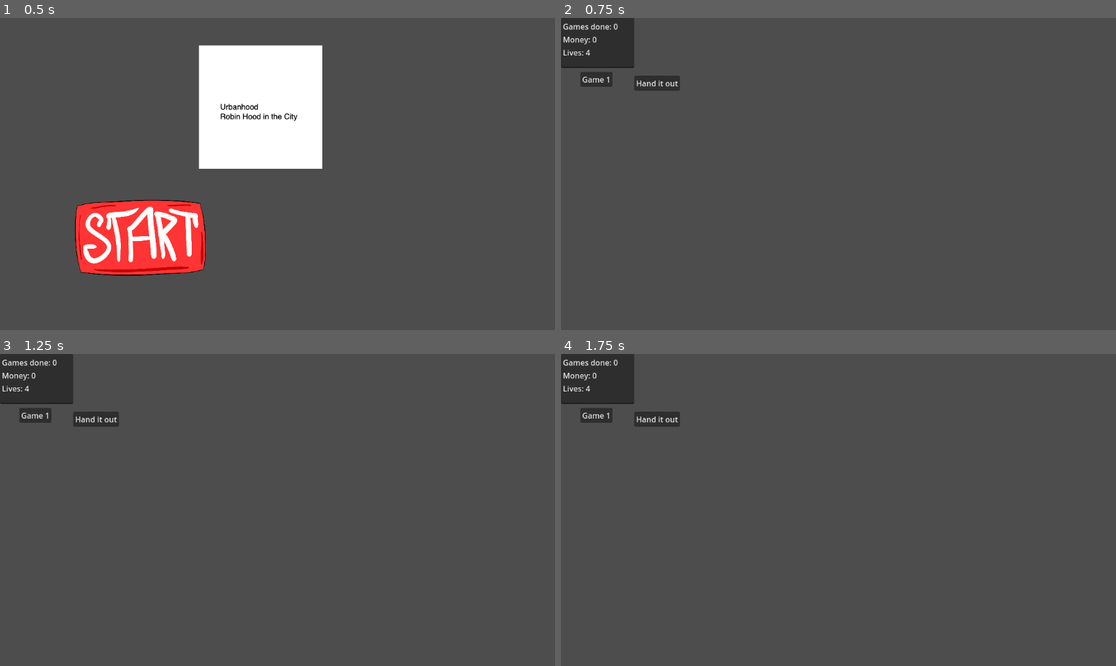
Above: before the commit, frames 1-4 (two rows, left to right).
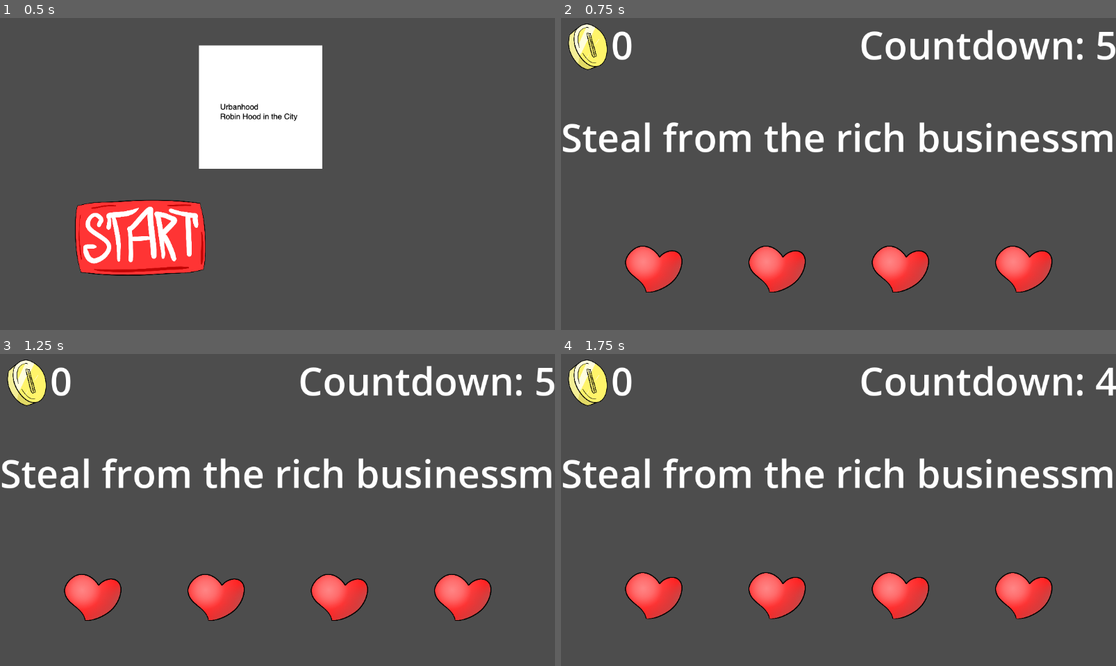
Above: after the commit, the same moments.

Repository: Eevee-17/Hackathon-Game
Game: Godot game, scene res://game_scenes/main.tscn
The game is run twice, just before and just after one commit, with the same random seed, the same clock (stepped at 60 frames per second) and the same inputs.
Inputs (mouse positions are in pixels of both pictures, inside the frame that each line leads up to):
- Up to frame 1 (0.5 s): no input
- Up to frame 2 (0.75 s): click (705, 236) at 0.5 s
- Up to frame 3 (1.25 s): no input
- Up to frame 4 (1.75 s): hold Right (arrow_right) from 1.28 s (still down); tap Space (space) at 1.35 s

Frame 1 is identical in both runs. In frame 2, 12% of the frame differs, in the area x 0-100%, y 0-88%; in frame 3, 12%, in the area x 0-100%, y 0-86%; in frame 4, 12%.

Commit message:
In between section partly completed

Diff:
--- a/game_scenes/main.tscn
+++ b/game_scenes/main.tscn
@@ -1,16 +1,18 @@
-[gd_scene load_steps=7 format=3 uid="uid://bfq8kxpsgfsv1"]
+[gd_scene load_steps=8 format=3 uid="uid://bfq8kxpsgfsv1"]
 
 [ext_resource type="Script" path="res://scripts/main/main_control.gd" id="1_77ij5"]
 [ext_resource type="Script" path="res://scripts/main/main.gd" id="1_beady"]
 [ext_resource type="Script" path="res://scripts/main/main_game_scene_viewer.gd" id="2_0opfk"]
 [ext_resource type="PackedScene" uid="uid://bcniq3wmj70ku" path="res://game_scenes/game_1.tscn" id="2_qx2s6"]
 [ext_resource type="PackedScene" uid="uid://ck6ir7n1qnxa8" path="res://game_scenes/hand_it_out_1.tscn" id="3_58pc7"]
-[ext_resource type="PackedScene" uid="uid://csbrjkj5itgjf" path="res://game_scenes/title_screen.tscn" id="6_3n6it"]
+[ext_resource type="PackedScene" uid="uid://djklqmay2rsb8" path="res://shaders/InBetween/in_between.tscn" id="6_2drld"]
+[ext_resource type="PackedScene" uid="uid://bvi2w130f5pgh" path="res://game_scenes/title_screen.tscn" id="6_3n6it"]
 
 [node name="Main" type="Node2D"]
 script = ExtResource("1_beady")
 
 [node name="MainControl" type="Control" parent="."]
+visible = false
 layout_mode = 3
 anchors_preset = 0
 offset_right = 1152.0
@@ -40,16 +42,19 @@
 offset_bottom = 151.0
 text = "Hand it out"
 
-[node name="Info" type="TextEdit" parent="MainControl"]
+[node name="Info" type="RichTextLabel" parent="MainControl"]
 layout_mode = 0
-offset_right = 152.0
-offset_bottom = 104.0
+offset_right = 122.0
+offset_bottom = 84.0
 text = "Games done: 0
 Money: 0
-Lives: 4"
+Lives: 4
+"
 
 [node name="Game" type="Node2D" parent="."]
 script = ExtResource("2_0opfk")
+
+[node name="InBetween" parent="." instance=ExtResource("6_2drld")]
 
 [node name="TitleScreen" parent="." instance=ExtResource("6_3n6it")]
 
@@ -57,4 +62,5 @@
 [connection signal="start_game" from="MainControl" to="Game" method="_on_main_control_start_game"]
 [connection signal="pressed" from="MainControl/GameButtons/Game1Button" to="MainControl" method="_on_game1_button_pressed"]
 [connection signal="pressed" from="MainControl/GameButtons/HandItOutButton" to="MainControl" method="_on_hand_it_out_button_pressed"]
+[connection signal="game_ended" from="Game" to="." method="_on_game_game_ended"]
 [connection signal="game_ended" from="Game" to="MainControl" method="_on_game_game_ended"]
--- a/project.godot
+++ b/project.godot
@@ -34,6 +34,7 @@
 space={
 "deadzone": 0.5,
 "events": [Object(InputEventKey,"resource_local_to_scene":false,"resource_name":"","device":-1,"window_id":0,"alt_press …(191 unchanged characters)…
+, Object(InputEventKey,"resource_local_to_scene":false,"resource_name":"","device":-1,"window_id":0,"alt_pressed":false,"shift_pressed":false,"ctrl_pressed":false,"meta_pressed":false,"pressed":false,"keycode":0,"physical_keycode":87,"key_label":0,"unicode":119,"location":0,"echo":false,"script":null)
 ]
 }
 arrow_up={
--- a/scripts/handitout1/hand_it_out_1.gd
+++ b/scripts/handitout1/hand_it_out_1.gd
@@ -11,11 +11,11 @@
 
 func _on_player_give(is_business_man: Variant) -> void:
 	if is_business_man:
-		await get_tree().create_timer(0.5).timeout
+		await get_tree().create_timer(1.0).timeout
 		get_parent().lost_game(-start_money)
 	else:
 		money -= 1
-		if money < 0:
+		if money < 1:
 			$Spawner.wait = true
 			await get_tree().create_timer(1.0).timeout
 			get_parent().won_game(-start_money)
--- a/scripts/main/main.gd
+++ b/scripts/main/main.gd
@@ -1,9 +1,47 @@
 extends Node2D
+
+var lives
+var money
+var game_counter = 0
 
 
 func start():
 	$TitleScreen.hide()
-	$MainControl.show()
+	#$MainControl.show()
+	lives = $Game.lives
+	money = $Game.money
+	cutscene()
 
 func _ready() -> void:
 	$MainControl.hide()
+	$InBetween.hide()
+
+func cutscene():
+	$InBetween.show()
+
+	lives = $Game.lives
+	money = $Game.money
+
+	if lives < 4:
+		$InBetween/Hearts/Heart4.hide()
+	if lives < 3:
+		$InBetween/Hearts/Heart3.hide()
+	if lives < 2:
+		$InBetween/Hearts/Heart2.hide()
+	if lives < 1:
+		$InBetween/Hearts/Heart1.hide()
+
+	$InBetween/MoneyDisplay/MoneyAmount.text = str(money)
+
+	$InBetween/Label.text = "Steal from the rich businessman!"
+
+	for num in range(5):
+		$InBetween/Countdown.text = "Countdown: " + str(5 - num)
+		await get_tree().create_timer(1.0).timeout
+
+	$Game.start_game($MainControl.game1_scene, 0)
+
+	$InBetween.hide()
+
+func _on_game_game_ended(game_num: Variant, money_val: Variant, lives_left: Variant) -> void:
+	cutscene()
--- a/scripts/main/main_control.gd
+++ b/scripts/main/main_control.gd
@@ -6,14 +6,11 @@
 @export var hand_it_out = load("res://game_scenes/hand_it_out_1.tscn")
 
 
+func _ready() -> void:
+	hide()
+
 func _on_game1_button_pressed() -> void:
 	start_game.emit(game1_scene, 1)
-
-
-func _on_start_game(_game_scene: Variant) -> void:
-	for child in $GameButtons.get_children():
-		child.disabled = true
-
 
 func _on_game_game_ended(game_num: Variant, money_val: Variant, lives_left: Variant) -> void:
 	$Info.text = "Games done: " + str(game_num) + "\nMoney: " + str(money_val) + "\nLives: " + str(lives_left)
@@ -23,3 +20,9 @@
 
 func _on_hand_it_out_button_pressed() -> void:
 	start_game.emit(hand_it_out, 0)
+
+
+func _on_start_game(_game_scene: Variant, game_num: Variant) -> void:
+	if game_num != 0:
+		for child in $GameButtons.get_children():
+			child.disabled = true
--- /dev/null
+++ b/shaders/InBetween/heart.gdshader
@@ -0,0 +1,17 @@
+shader_type canvas_item;
+
+uniform float bounce_amount = 40.0;
+uniform float bounce_time = 3.0;
+
+void vertex() {
+	VERTEX.y = VERTEX.y + bounce_amount * sin(bounce_time * TIME);
+}
+
+//void fragment() {
+	// Called for every pixel the material is visible on.
+//}
+
+//void light() {
+	// Called for every pixel for every light affecting the CanvasItem.
+	// Uncomment to replace the default light processing function with this one.
+//}
--- /dev/null
+++ b/shaders/InBetween/in_between.tscn
@@ -0,0 +1,71 @@
+[gd_scene load_steps=5 format=3 uid="uid://djklqmay2rsb8"]
+
+[ext_resource type="Shader" path="res://shaders/InBetween/heart.gdshader" id="1_1r5mx"]
+[ext_resource type="Texture2D" uid="uid://d1rif7g258e8n" path="res://assets/heart.png" id="2_k1r3x"]
+[ext_resource type="Texture2D" uid="uid://dxts7yabrnvh0" path="res://assets/coin.png" id="3_ieusf"]
+
+[sub_resource type="ShaderMaterial" id="ShaderMaterial_r6jwn"]
+shader = ExtResource("1_1r5mx")
+shader_parameter/bounce_amount = 40.0
+shader_parameter/bounce_time = 3.0
+
+[node name="InBetween" type="Node2D"]
+
+[node name="Label" type="Label" parent="."]
+offset_top = 192.0
+offset_right = 1152.0
+offset_bottom = 304.0
+theme_override_font_sizes/font_size = 80
+
+[node name="Countdown" type="Label" parent="."]
+offset_left = 528.0
+offset_right = 1155.0
+offset_bottom = 110.0
+theme_override_font_sizes/font_size = 80
+horizontal_alignment = 2
+
+[node name="Hearts" type="Node2D" parent="."]
+
+[node name="Heart1" type="Sprite2D" parent="Hearts"]
+material = SubResource("ShaderMaterial_r6jwn")
+position = Vector2(192, 512)
+scale = Vector2(0.3, 0.3)
+texture = ExtResource("2_k1r3x")
+
+[node name="Heart2" type="Sprite2D" parent="Hearts"]
+material = SubResource("ShaderMaterial_r6jwn")
+position = Vector2(448, 512)
+scale = Vector2(0.3, 0.3)
+texture = ExtResource("2_k1r3x")
+
+[node name="Heart3" type="Sprite2D" parent="Hearts"]
+material = SubResource("ShaderMaterial_r6jwn")
+position = Vector2(704, 512)
+scale = Vector2(0.3, 0.3)
+texture = ExtResource("2_k1r3x")
+
+[node name="Heart4" type="Sprite2D" parent="Hearts"]
+material = SubResource("ShaderMaterial_r6jwn")
+position = Vector2(960, 512)
+scale = Vector2(0.3, 0.3)
+texture = ExtResource("2_k1r3x")
+
+[node name="MoneyDisplay" type="Control" parent="."]
+layout_mode = 3
+anchors_preset = 0
+offset_right = 40.0
+offset_bottom = 40.0
+
+[node name="TextureRect" type="TextureRect" parent="MoneyDisplay"]
+layout_mode = 0
+offset_right = 397.0
+offset_bottom = 415.0
+scale = Vector2(0.3, 0.3)
+texture = ExtResource("3_ieusf")
+
+[node name="MoneyAmount" type="Label" parent="MoneyDisplay"]
+layout_mode = 0
+offset_left = 104.0
+offset_right = 400.0
+offset_bottom = 112.0
+theme_override_font_sizes/font_size = 80
Binary file added: assets/coin.png
Not shown, added: assets/coin.png.import
Binary file added: assets/title_1.png
Not shown, added: assets/title_1.png.import
Binary file added: assets/title_2.png
Not shown, added: assets/title_2.png.import
Binary file added: assets/title_background.png
Not shown, added: assets/title_background.png.import
Not shown: 1 places in game_scenes/title_screen.tscn that only renumber resources
Not shown, changed: assets/.DS_Store
